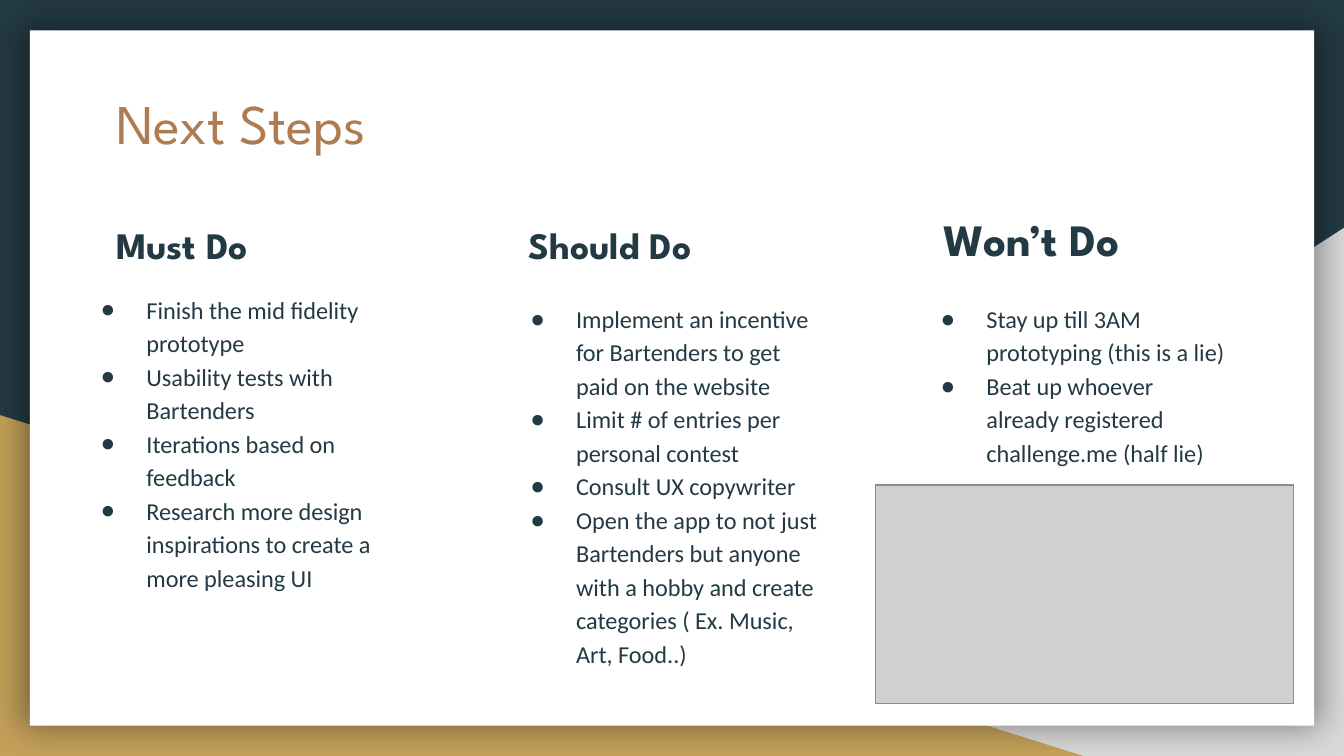
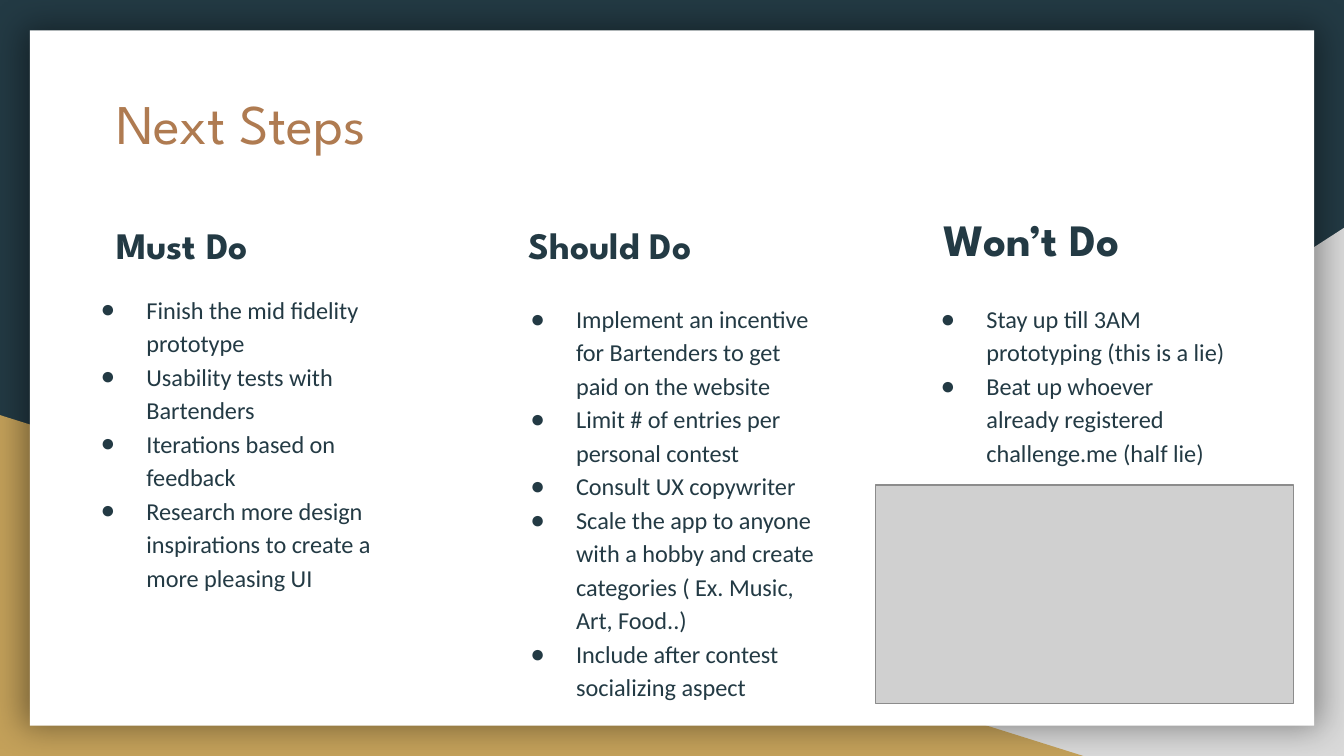
Before and after one commit to CristinaSahoo/Motivation-Through-Friendly-Competition, a slide deck: slide 17 of presentation/Motivation-Friendly-Competition.pptx (slide 12 before the commit). Drawn at 1344x756 pixels with LibreOffice and Linux fonts; fonts in the diff are those of the drawing; grey boxes stand for pictures. Boxes give left, top, right and bottom in pixels: in the first picture for what was removed or moved away, otherwise in the second. Text is boxed around its words. In the diff, an @@ line names an element or a change of style, - is before the commit and + after.

```diff
--- a/presentation/Motivation-Friendly-Competition.pptx
+++ b/presentation/Motivation-Friendly-Competition.pptx
@@ text at (576, 512, 814, 700): text changed @@
-● Open the app to not just Bartenders but anyone with a hobby and create categories ( Ex. Music, Art, Food..)
+● Scale the app to anyone with a hobby and create categories ( Ex. Music, Art, Food..)
+● Include after contest socializing aspect
```
Also in this commit, not shown: 2 other slides changed, 6 slides added, 1 slide removed, 3 other files.
